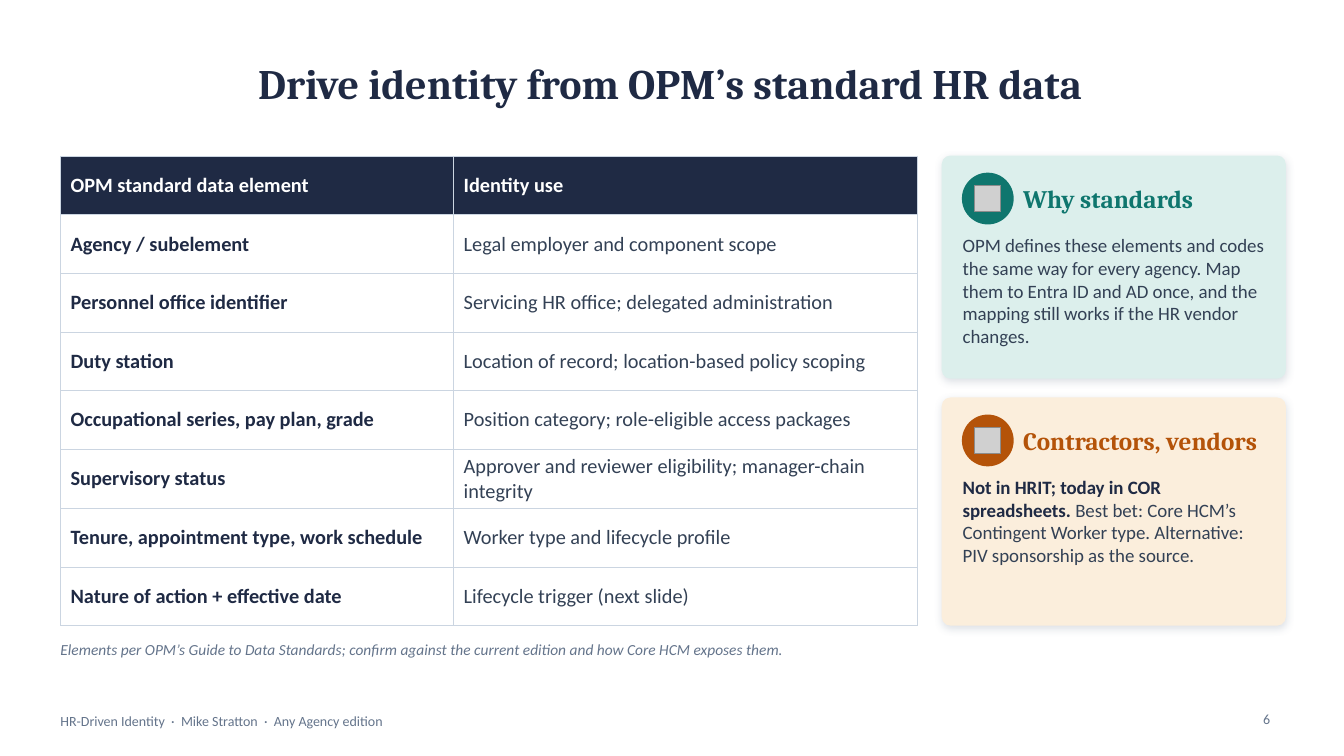
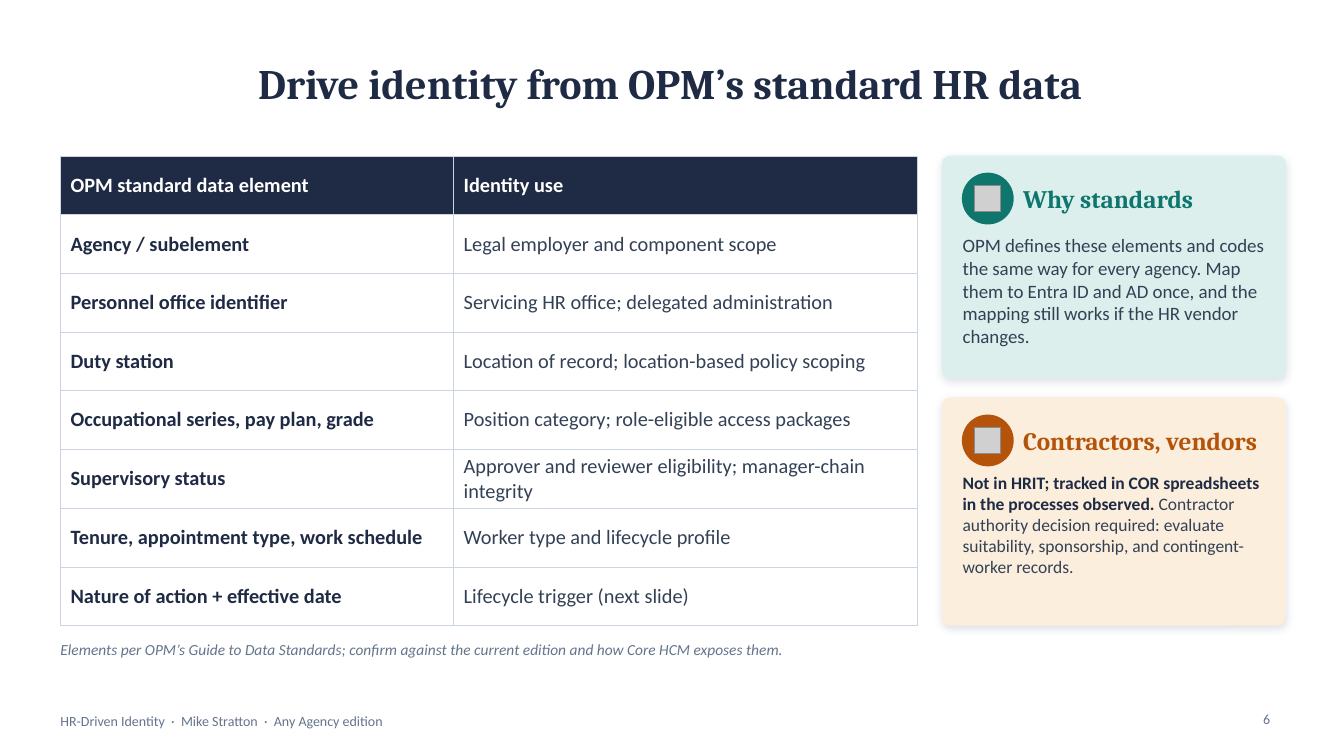
Before and after one commit to WhalerMike/modernization-workbook, a slide deck: slide 6 of presentations/hr-driven-identity-interview/HR_Driven_Identity_AnyAgency.pptx. Drawn at 1344x756 pixels with LibreOffice and Linux fonts; fonts in the diff are those of the drawing; grey boxes stand for pictures; background and template pictures are left out. Boxes give left, top, right and bottom in pixels: in the first picture for what was removed or moved away, otherwise in the second. Text is boxed around its words. In the diff, an @@ line names an element or a change of style, - is before the commit and + after.

```diff
--- a/presentations/hr-driven-identity-interview/HR_Driven_Identity_AnyAgency.pptx
+++ b/presentations/hr-driven-identity-interview/HR_Driven_Identity_AnyAgency.pptx
@@ text at (963, 476, 1259, 573): text changed; size 13.5 to 12.5 pt @@
-Not in HRIT; today in COR spreadsheets. Best bet: Core HCM’s Contingent Worker type. Alternative: PIV sponsorship as the source.
+Not in HRIT; tracked in COR spreadsheets in the processes observed. Contractor authority decision required: evaluate suitability, sponsorship, and contingent-worker records.
```
Also in this commit, not shown: 5 other slides changed, 46 other files.
